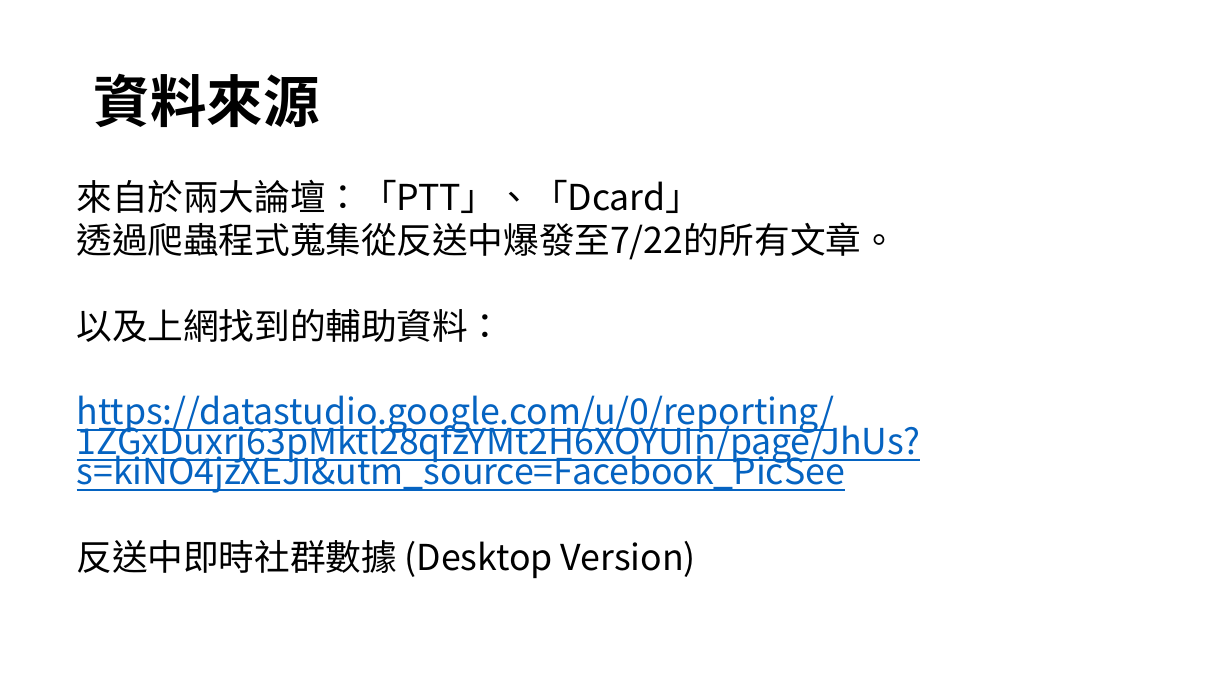
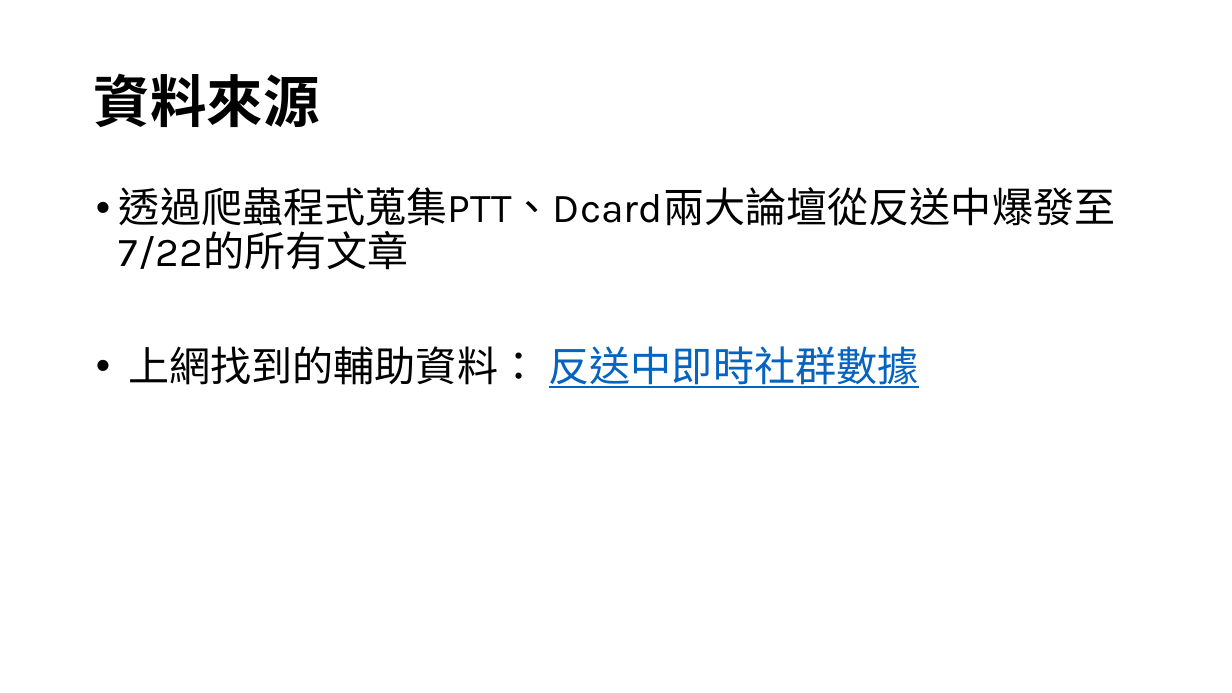
Before and after one commit to desk2000/Extradition-Bill, a slide deck: slide 15 of 從論壇分析台灣人對反送中的討論度.pptx (slide 21 before the commit). Drawn at 1232x693 pixels with LibreOffice and Linux fonts; fonts in the diff are those of the drawing. Boxes give left, top, right and bottom in pixels: in the first picture for what was removed or moved away, otherwise in the second. Text is boxed around its words. In the diff, an @@ line names an element or a change of style, - is before the commit and + after.

```diff
--- a/從論壇分析台灣人對反送中的討論度.pptx
+++ b/從論壇分析台灣人對反送中的討論度.pptx
@@ text at (119,187,1115,388): text changed; size 27.8 to 32 pt; font Noto Sans CJK SC to Karla; text colour #0563C1 to #000000 @@
-來自於兩大論壇：「PTT」、「Dcard」
-透過爬蟲程式蒐集從反送中爆發至7/22的所有文章。
-以及上網找到的輔助資料：
-https://datastudio.google.com/u/0/reporting/1ZGxDuxrj63pMktl28qfzYMt2H6XOYUIn/page/JhUs?s=kiNO4jzXEJI&utm_source=Facebook_PicSee
-反送中即時社群數據 (Desktop Version)
+• 透過爬蟲程式蒐集PTT、Dcard兩大論壇從反送中爆發至7/22的所有文章
+• 上網找到的輔助資料： 反送中即時社群數據
```
Also in this commit, not shown: 17 other slides changed, 3 slides added, 2 slides removed, 1 other file.
